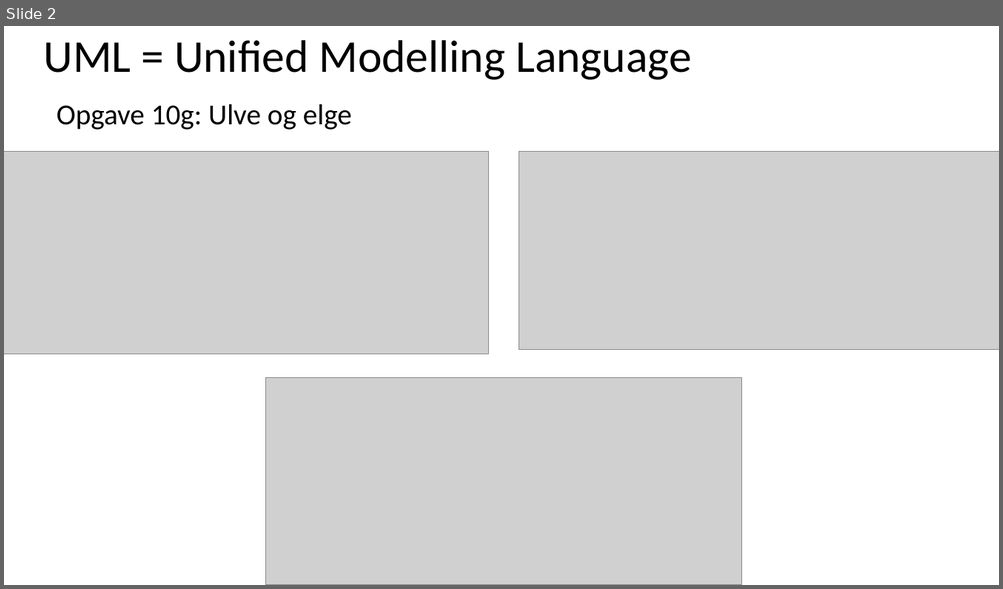
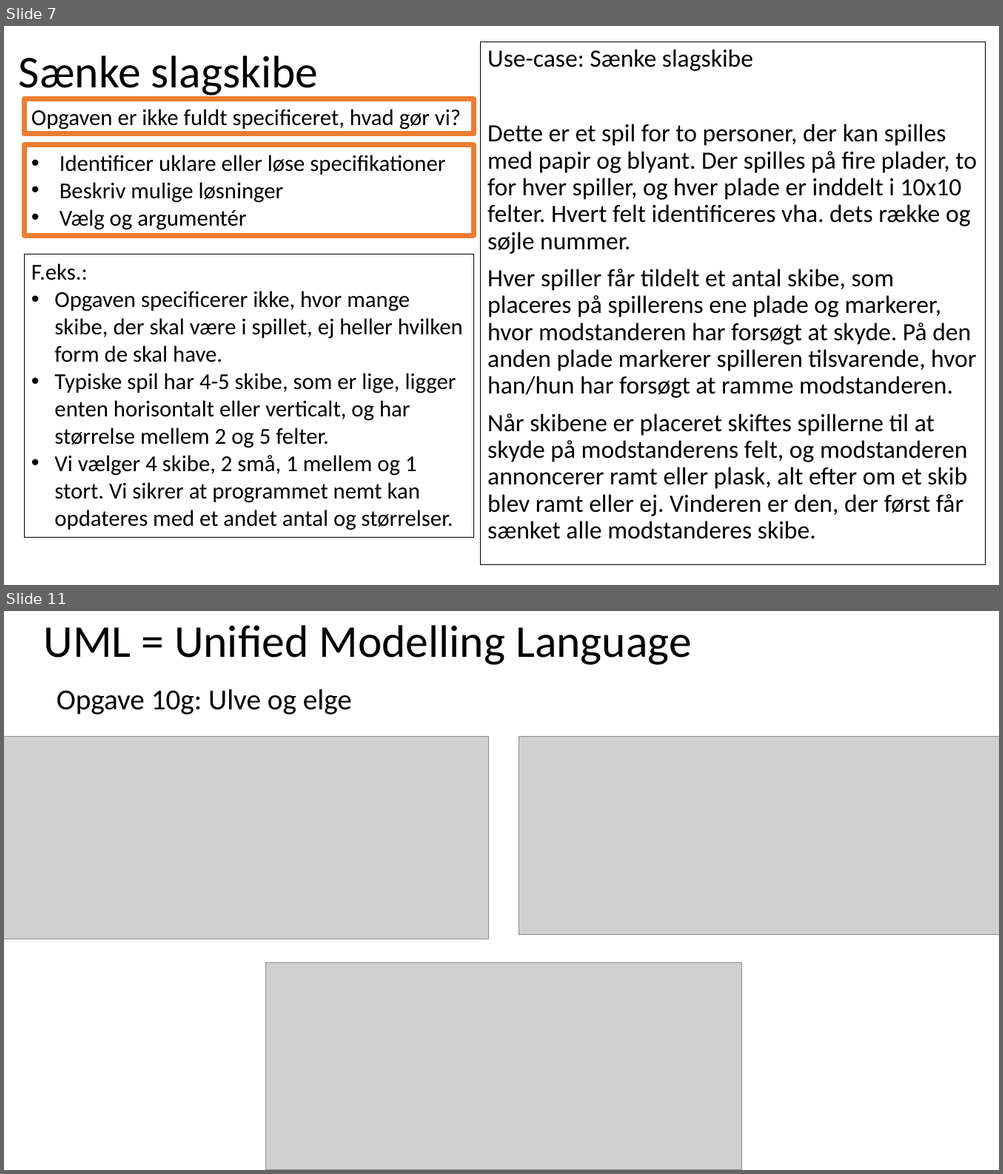
Before and after one commit to fisterloegsovs/pop22, a slide deck: lectures/13.1-3/lecture13.2.pptx. Shown one above the other, each under a label of ours: slide 2 before the commit, slides 7 and 11 after it; the slides between them are not shown. The pictures are 1003x589 and 1003x1174 pixels, drawn with LibreOffice and Linux fonts; fonts in the diff are those of the drawing; grey boxes stand for pictures. Boxes give left, top, right and bottom in pixels: in the first picture for what was removed or moved away, otherwise in the second. Text is boxed around its words. In the diff, an @@ line names an element or a change of style, - is before the commit and + after.

```diff
--- a/lectures/13.1-3/lecture13.2.pptx
+++ b/lectures/13.1-3/lecture13.2.pptx
@@ slide 7 added at (4, 26, 999, 585), background #FFFFFF @@
@@ text added at (480, 42, 985, 566), outline #000000 0.75 pt, 24.1 pt, text #000000 @@
+Use-case: Sænke slagskibe
+Dette er et spil for to personer, der kan spilles med papir og blyant. Der spilles på fire plader, to for hver spiller, og hver plade er inddelt i 10x10 felter. Hvert felt identificeres vha. dets række og søjle nummer.
+Hver spiller får tildelt et antal skibe, som placeres på spillerens ene plade og markerer, hvor modstanderen har forsøgt at skyde. På den anden plade markerer spilleren tilsvarende, hvor han/hun har forsøgt at ramme modstanderen.
+Når skibene er placeret skiftes spillerne til at skyde på modstanderens felt, og modstanderen annoncerer ramt eller plask, alt efter om et skib blev ramt eller ej. Vinderen er den, der først får sænket alle modstanderes skibe.
@@ text added at (19, 56, 318, 99), 44 pt, text #000000 @@
+Sænke slagskibe
@@ rectangle added at (24, 99, 473, 134), outline #ED7D31 5 pt, 22 pt, text #000000 @@
+Opgaven er ikke fuldt specificeret, hvad gør vi?
@@ rectangle added at (24, 145, 473, 235), outline #ED7D31 5 pt, 22 pt, text #000000 @@
+• Identificer uklare eller løse specifikationer
+• Beskriv mulige løsninger
+• Vælg og argumentér
@@ rectangle added at (24, 255, 473, 538), outline #000000 0.75 pt, 22 pt, text #000000 @@
+F.eks.:
+• Opgaven specificerer ikke, hvor mange skibe, der skal være i spillet, ej heller hvilken form de skal have.
+• Typiske spil har 4-5 skibe, som er lige, ligger enten horisontalt eller verticalt, og har størrelse mellem 2 og 5 felter.
+• Vi vælger 4 skibe, 2 små, 1 mellem og 1 stort. Vi sikrer at programmet nemt kan opdateres med et andet antal og størrelser.
@@ what was slide 2 is now slide 11 @@
```
Also in this commit, not shown: 1 slide changed, 8 other slides added, 5 other files.
